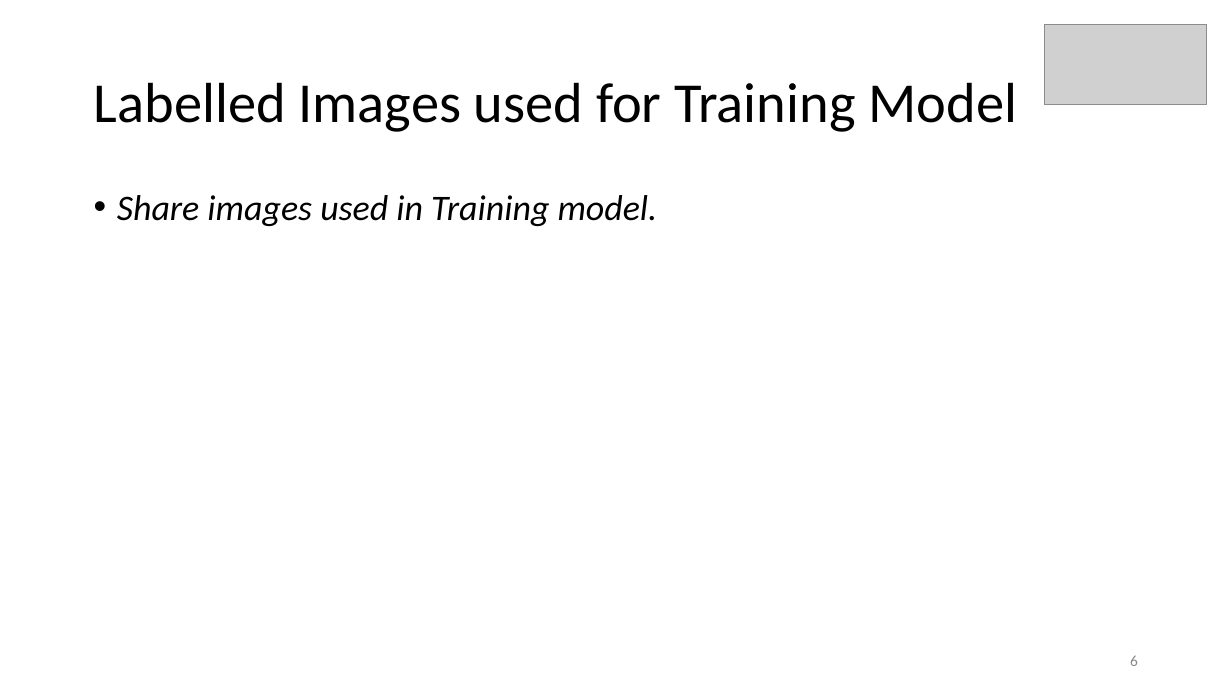
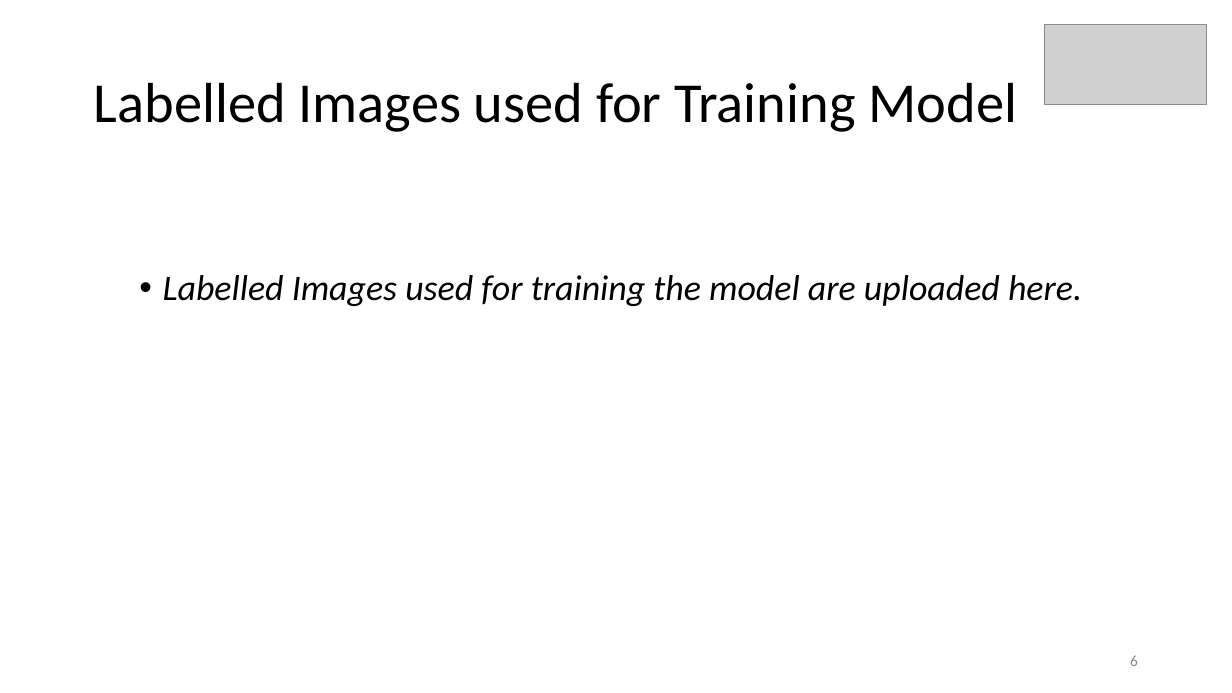
Before and after one commit to Yuvraj-kadale/Sauber, a slide deck: slide 6 of Team sauber.ppt. Drawn at 1232x693 pixels with LibreOffice and Linux fonts; fonts in the diff are those of the drawing; grey boxes stand for pictures. Boxes give left, top, right and bottom in pixels: in the first picture for what was removed or moved away, otherwise in the second. Text is boxed around its words. In the diff, an @@ line names an element or a change of style, - is before the commit and + after.

Commit message:
Add PPT

```diff
--- a/Team sauber.ppt
+++ b/Team sauber.ppt
@@ text at [163, 275, 1082, 306]: text changed @@
-• Share images used in Training model.
+• Labelled Images used for training the model are uploaded here.
```
Also in this commit, not shown: 3 other slides changed, 2 slides added, 2 slides removed.
